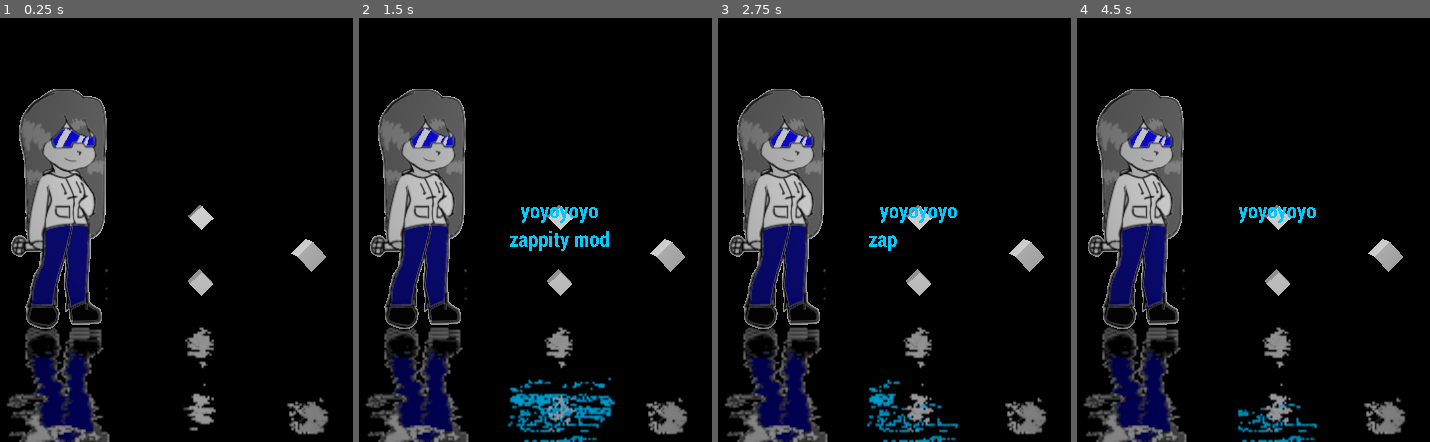
Above: before the commit, frames 1-4 (left to right).
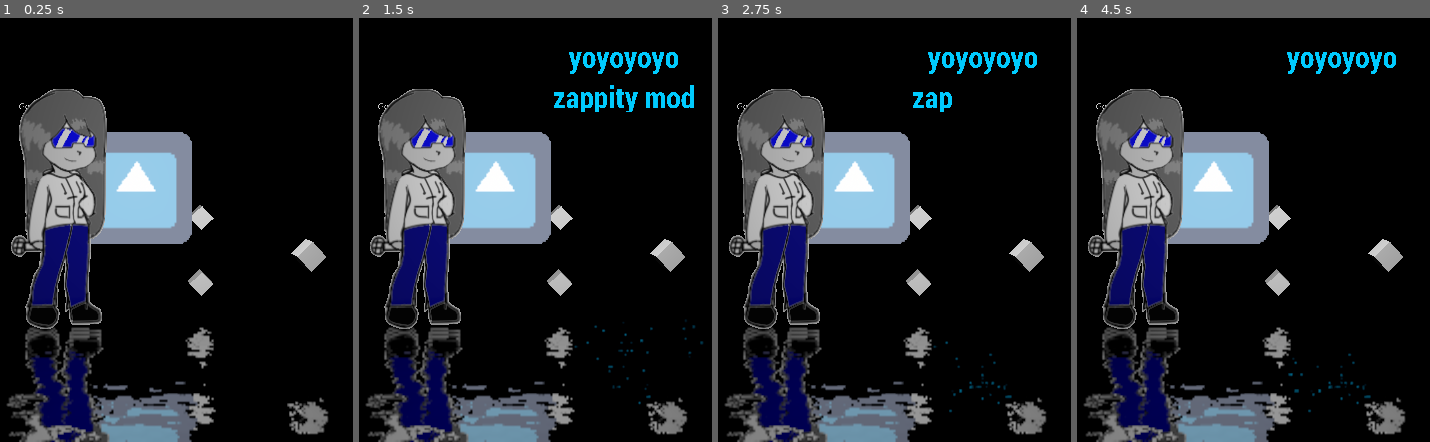
Above: after the commit, the same moments.

Repository: X-Funkin/vs-Zappity-3DX-Demo
Game: Godot game, scene res://Main3D.tscn
Two runs of this game, one before a commit and one after it. Both use one fixed random seed, a clock stepped at 60 frames per second and the inputs below. The engine's default icon, where the game draws it, is replaced by a stand-in: a white triangle on a blue panel in a dark square.
Inputs:
- Up to frame 1 (0.25 s): no input
- Up to frame 2 (1.5 s): tap Enter (ui_accept) at 0.5, 1.35 s; hold Enter (ui_accept) 0.53-1.28 s
- Up to frame 3 (2.75 s): tap Enter (ui_accept) at 1.52, 1.82 s; hold Enter (ui_accept) from 2.03 s (still down)
- Up to frame 4 (4.5 s): release Enter (ui_accept) at 2.78 s; tap Enter (ui_accept) at 2.85, 3.02, 3.32, 4.35 s; hold Enter (ui_accept) 3.53-4.28 s

The runs differ from the first frame. In frame 1, 9.5% of the frame differs, in the area x 5-62%, y 20-100%; in frame 2, 13%, in the area x 5-98%, y 8-100%; in frame 3, 11%; in frame 4, 11%.

Commit message:
THE UI ANIMATION IS BASICALLY WORKING I AM SO HAPPY AAAA
THE COOL UI IS AAAAA YEAH BOIIIIS

Diff:
--- /dev/null
+++ b/2d terst scene.gd
@@ -0,0 +1,16 @@
+extends Node2D
+
+
+# Declare member variables here. Examples:
+# var a = 2
+# var b = "text"
+
+
+# Called when the node enters the scene tree for the first time.
+func _ready():
+	$icon/AnimationPlayer.play("bruh")
+
+
+# Called every frame. 'delta' is the elapsed time since the previous frame.
+#func _process(delta):
+#	pass
--- /dev/null
+++ b/2d terst scene.tscn
@@ -0,0 +1,34 @@
+[gd_scene load_steps=4 format=2]
+
+[ext_resource path="res://icon.png" type="Texture" id=1]
+[ext_resource path="res://2d terst scene.gd" type="Script" id=2]
+
+[sub_resource type="Animation" id=1]
+resource_name = "bruh"
+loop = true
+tracks/0/type = "bezier"
+tracks/0/path = NodePath(".:rotation_degrees")
+tracks/0/interp = 1
+tracks/0/loop_wrap = true
+tracks/0/imported = false
+tracks/0/enabled = true
+tracks/0/keys = {
+"points": PoolRealArray( -30, -0.25, 0, 0.25, 0, 30, -0.25, 0, 0.25, 0, -30, -0.25, 0, 0.25, 0 ),
+"times": PoolRealArray( 0, 0.5, 1 )
+}
+
+[node name="2d terst scene" type="Node2D"]
+script = ExtResource( 2 )
+
+[node name="icon" type="Sprite" parent="."]
+position = Vector2( 964.577, 533.358 )
+rotation = 0.462842
+scale = Vector2( 12.7551, 12.7551 )
+texture = ExtResource( 1 )
+
+[node name="AnimationPlayer" type="AnimationPlayer" parent="icon"]
+anims/bruh = SubResource( 1 )
+
+[node name="Camera2D" type="Camera2D" parent="."]
+position = Vector2( 924, 592 )
+current = true
--- a/Main2D.tscn
+++ b/Main2D.tscn
@@ -1,6 +1,8 @@
-[gd_scene load_steps=2 format=2]
+[gd_scene load_steps=4 format=2]
 
 [ext_resource path="res://assets/scenes/Opening Text.tscn" type="PackedScene" id=1]
+[ext_resource path="res://OS Box.tscn" type="PackedScene" id=2]
+[ext_resource path="res://2d terst scene.tscn" type="PackedScene" id=3]
 
 [node name="Main2D" type="Node2D"]
 
@@ -9,3 +11,12 @@
 
 [node name="Opening Text" parent="." instance=ExtResource( 1 )]
 modulate = Color( 0, 0.55, 1, 1 )
+position = Vector2( 278.379, -324.77 )
+
+[node name="OS Box" parent="." groups=[
+"Enter Recievers",
+] instance=ExtResource( 2 )]
+position = Vector2( -787.351, -168.264 )
+scale = Vector2( 0.586095, 0.586095 )
+window_name = "test"
+target_scene = ExtResource( 3 )
--- a/Main3D.tscn
+++ b/Main3D.tscn
@@ -244,7 +244,6 @@
 
 }
 "
-graph_offset = Vector2( -70, 106 )
 modes/cull = 2
 modes/depth_draw = 3
 modes/specular = 4
@@ -435,7 +434,7 @@
 fov = 76.0
 
 [node name="basic screen" type="CSGMesh" parent="."]
-transform = Transform( 2.11878, 0, 0, 0, 1.85229e-07, 2.11878, 0, -2.11878, 1.85229e-07, 0.00117779, 0, -2.00632 )
+transform = Transform( 3.0064, 0, 0, 0, 2.62827e-07, 3.0064, 0, -2.11878, 1.85229e-07, 0.00117779, 0.782867, -2.00632 )
 mesh = SubResource( 16 )
 material = SubResource( 30 )
 
--- /dev/null
+++ b/assets/scripts/OS Box.gd
@@ -0,0 +1,40 @@
+extends Node2D
+class_name OS_Box
+
+# Declare member variables here. Examples:
+# var a = 2
+# var b = "text"
+export(String) var window_name setget set_name, get_name
+export(int) var width setget set_w, get_w
+export(int) var height setget set_h, get_h
+export(PackedScene) var target_scene
+
+func set_name(n_name):
+	window_name = n_name
+	#$Label.text = n_name
+
+func get_name():
+	return window_name
+
+func set_w(n_width):
+	width = n_width
+func get_w():
+	return width
+
+func set_h(n_height):
+	height = n_height
+func get_h():
+	return height
+# Called when the node enters the scene tree for the first time.
+
+func recieve_enter():
+	$"OS Box Animation".play("Open Window")
+	print("Playing OS Box thingy hopefully lol")
+func _ready():
+	var windowscene = target_scene.instance()
+	$Viewport.add_child(windowscene)
+
+
+# Called every frame. 'delta' is the elapsed time since the previous frame.
+#func _process(delta):
+#	pass
--- a/project.godot
+++ b/project.godot
@@ -7,6 +7,16 @@
 ;   param=value ; assign values to parameters
 
 config_version=4
+
+_global_script_classes=[ {
+"base": "Node2D",
+"class": "OS_Box",
+"language": "GDScript",
+"path": "res://assets/scripts/OS Box.gd"
+} ]
+_global_script_class_icons={
+"OS_Box": ""
+}
 
 [application]
 
